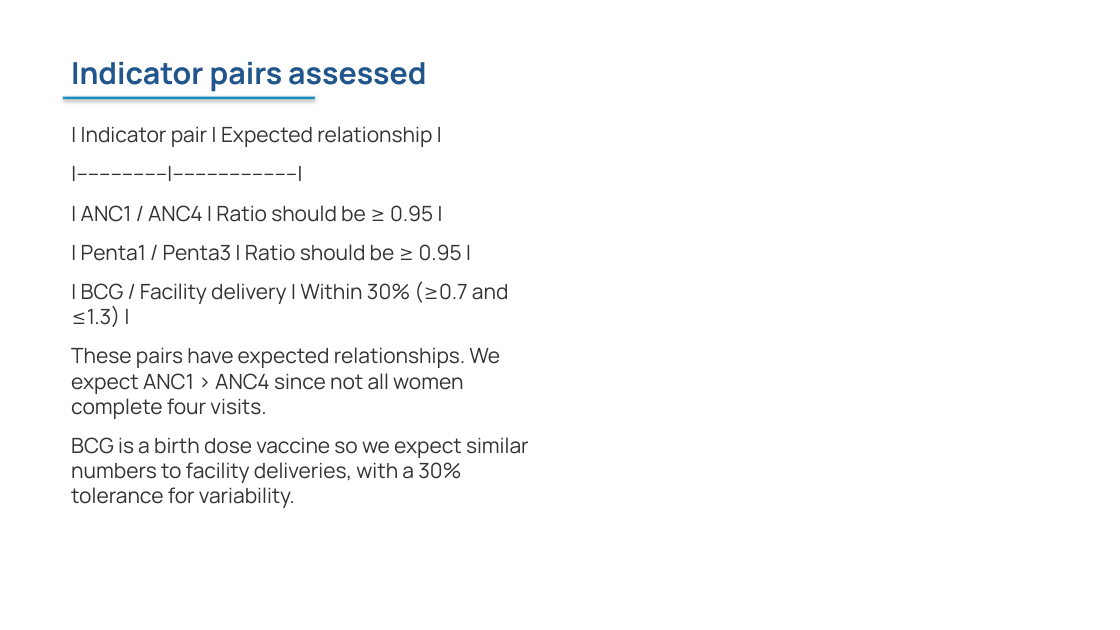
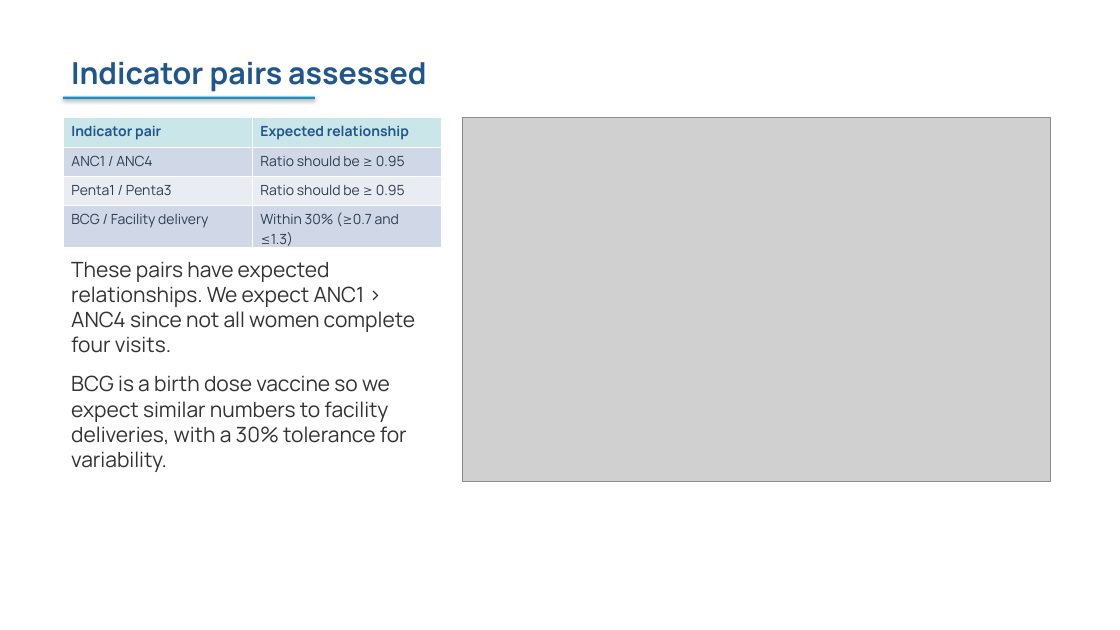
Before and after one commit to FASTR-Analytics/fastr-resource-hub, a slide deck: slide 59 of outputs/2026-zambia_deck.pptx. Drawn at 1120x630 pixels with LibreOffice and Linux fonts; fonts in the diff are those of the drawing; grey boxes stand for pictures. Boxes give left, top, right and bottom in pixels: in the first picture for what was removed or moved away, otherwise in the second. Text is boxed around its words. In the diff, an @@ line names an element or a change of style, - is before the commit and + after.

```diff
--- a/outputs/2026-zambia_deck.pptx
+++ b/outputs/2026-zambia_deck.pptx
@@ table added at bbox=[63, 118, 441, 252], 4 rows, 2 columns @@
+Indicator pair | Expected relationship
+ANC1 / ANC4 | Ratio should be ≥ 0.95
+Penta1 / Penta3 | Ratio should be ≥ 0.95
+BCG / Facility delivery | Within 30% (≥0.7 and ≤1.3)
@@ picture added at bbox=[462, 118, 1050, 481] @@
@@ text at bbox=[71, 126, 508, 327]: paragraphs removed @@
-| Indicator pair | Expected relationship |
-|----------------|----------------------|
-| ANC1 / ANC4 | Ratio should be ≥ 0.95 |
-| Penta1 / Penta3 | Ratio should be ≥ 0.95 |
-| BCG / Facility delivery | Within 30% (≥0.7 and ≤1.3) |
@@ text "These pairs have expected relationships. ...": place and size @@
-text "These pairs have expected relationships. ..." at bbox=[71, 126, 529, 508]
+text "These pairs have expected relationships. ..." at bbox=[71, 261, 415, 472]
```
Also in this commit, not shown: 20 other slides changed, 7 other files.
